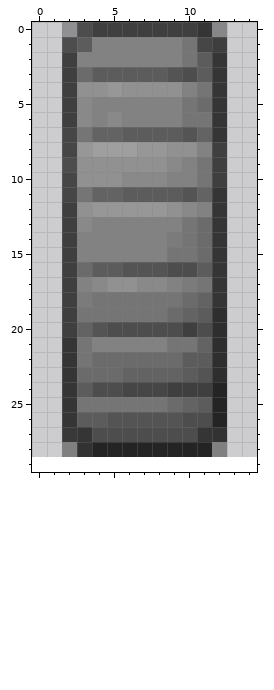
Pixel-art sprite -- data/themes/default/fader_knob.png. The picture above is the old version.
The file is 15x29 pixels. Colours within 5 levels of each other are drawn and written as one. The old version is drawn lined up with the new one, on the new canvas.
The result:
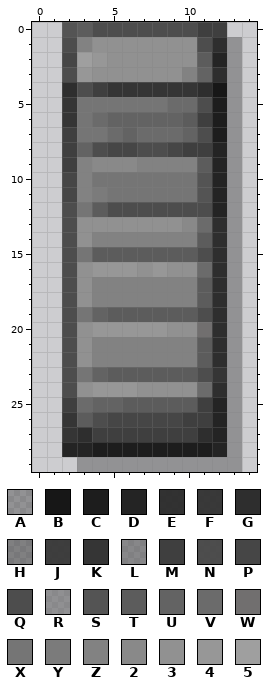
Palette (. is transparent): A #00000049  B #171717  C #1d1d1d  D #242424  E #272727ee  F #2e2e2eee  G #2e2e2e  H #2f2f2f7d  J #343434ee  K #353535  L #3f3f3f7d  M #3f3f3f  N #444444ee  P #464646  Q #4d4d4d  R #5151517d  S #545454  T #5c5c5c  U #636363  V #6b6b6b  W #716f6f  X #757575  Y #7b7b7b  Z #828282  2 #898989  3 #919191  4 #979797  5 #9f9f9f
Author's note on the commit: Update to fx fader knob, changed fade_button (the blinky thing in instrument tracks) to comply with palette
From old to new:
canvas 15x29 -> 15x30
Changed rows in their new state; - is an unchanged pixel.
first column x 2:
 0 STQQQQQQQMM-
 1 QZ3333333QGA
 2 P54333333-DA
 3 Q4333333ZUGA
 4 GQMKKKKKKGBA
 5 KXXXXXXVVQCA
 6 KXVUUUUUTMCA
 7 M-XVUVVVUQCA
 8 MUQPPQQPMMDA
 9 MZ222ZZZ-TDA
10 -ZXXXXXXXSDA
11 -ZYXXXXXXSDA
12 QXTQQQQQQQDA
13 Q33333332-GA
14 Q3-----ZZTGA
15 QXTTTTTTTQGA
16 Q34443433VGA
17 Q3ZZZZZ-ZTGA
18 Q3ZZZZZZZTGA
19 Q-UTTTTTTQ-A
20 Q34444433W-A
21 Q3-----ZZT-A
22 Q3ZZZZZZZ--A
23 QXUTTTTT-QKA
24 Q34443333VGA
25 MVUUTTTTTM-A
26 --QPPPPPMM-A
27 KGMMMMMMMGDA
28 DDCCCCCCCCDA
29 -AAAAAAAAAAA
